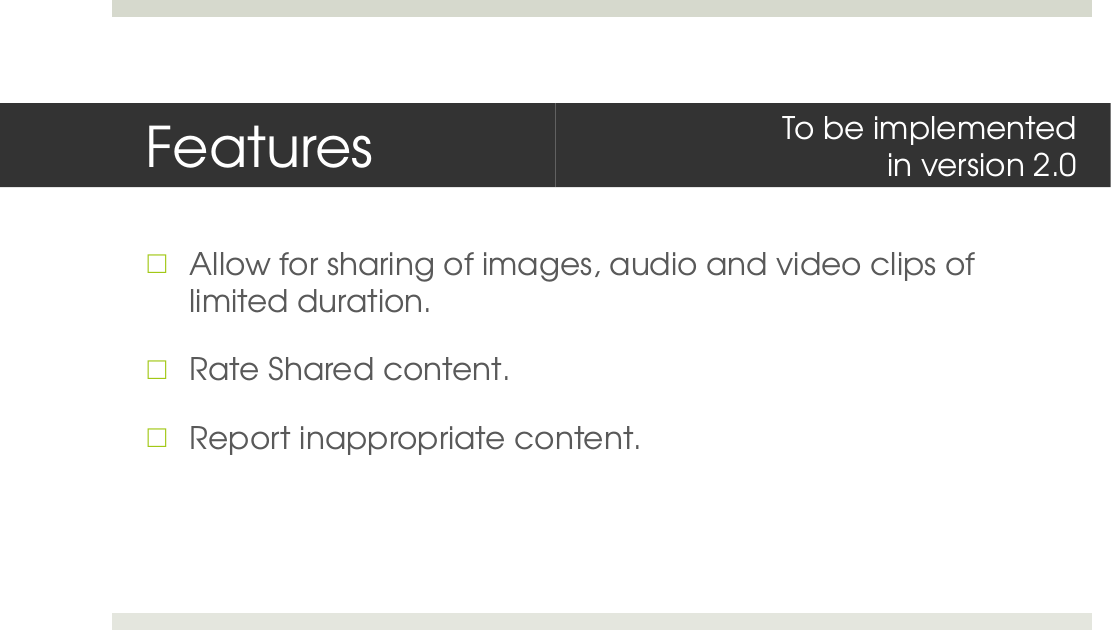
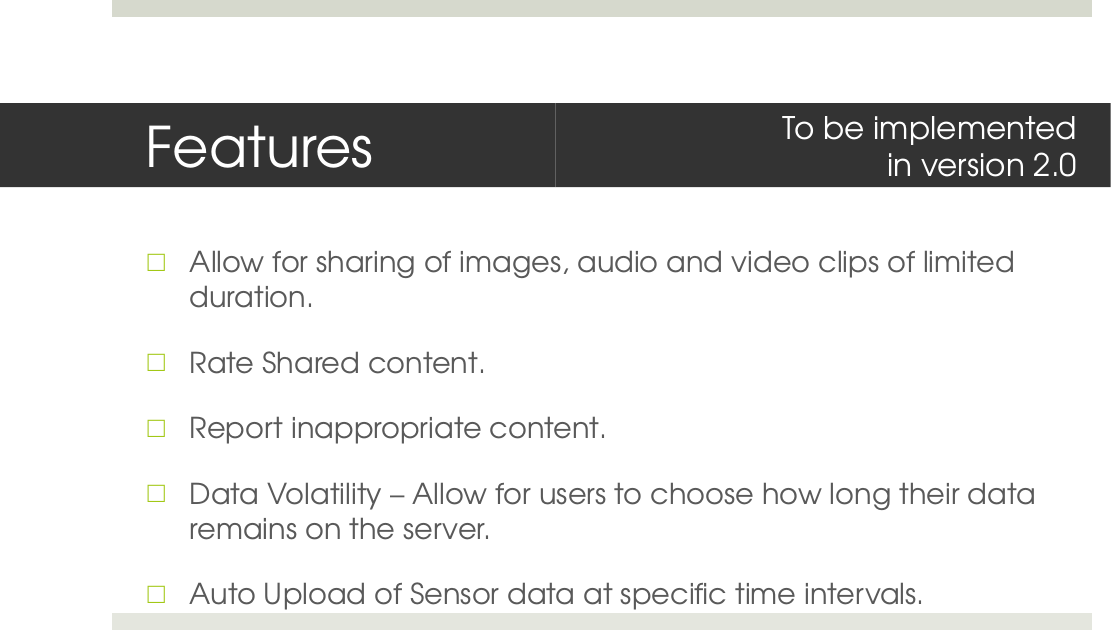
Before and after one commit to mistelip/SwarmPulse, a slide deck: slide 5 of Documents/presentation.pptx. Drawn at 1120x630 pixels with LibreOffice and Linux fonts; fonts in the diff are those of the drawing. Boxes give left, top, right and bottom in pixels: in the first picture for what was removed or moved away, otherwise in the second. Text is boxed around its words. In the diff, an @@ line names an element or a change of style, - is before the commit and + after.

Commit message:
new icon color and presentation and display poster

```diff
--- a/Documents/presentation.pptx
+++ b/Documents/presentation.pptx
@@ text at <box>190,250,1015,444</box>: size 20 to 18.5 pt in "Allow for sharing of images, audio and ...", "Rate Shared content.", "Report inappropriate content." @@
@@ text at <box>190,482,1036,610</box>: paragraphs added @@
+□ Data Volatility – Allow for users to choose how long their data remains on the server.
+□ Auto Upload of Sensor data at specific time intervals.
```
Also in this commit, not shown: 4 other slides changed, 3 slides added, 2 slides removed, 8 other files.
